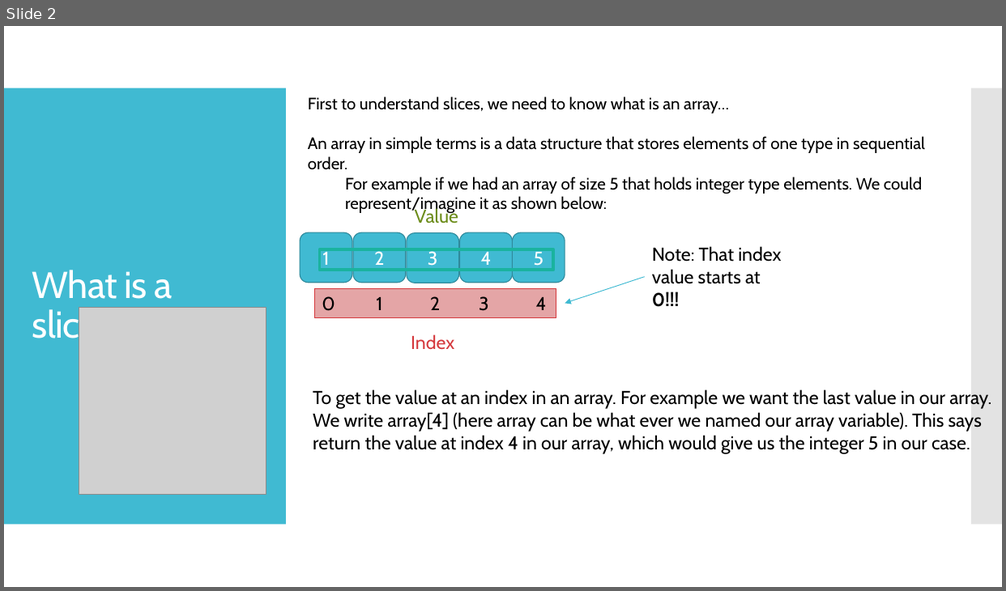
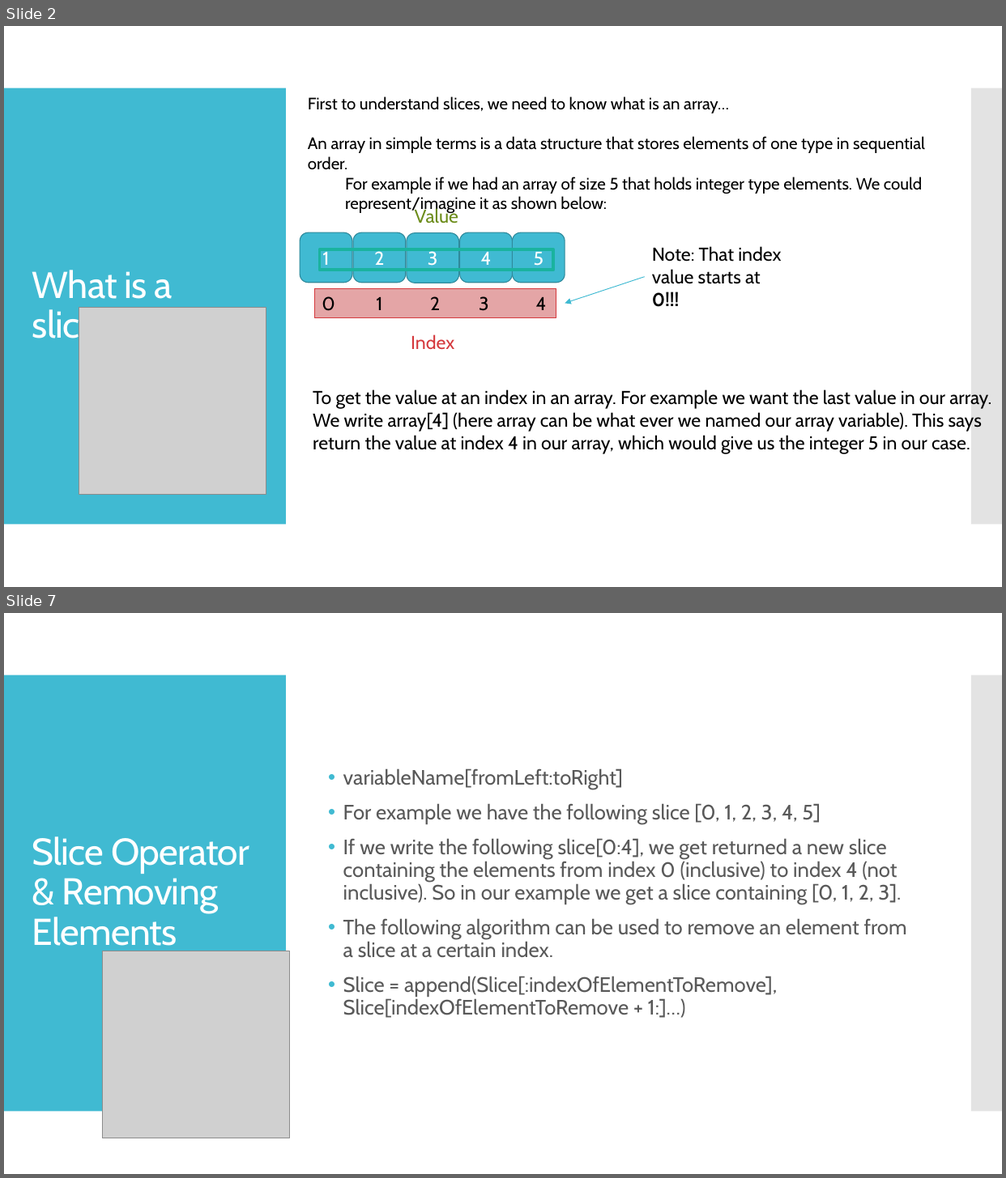
Before and after one commit to kevinlin47/Learn_Go, a slide deck: slices/go_slices.pptx. Shown one above the other, each under a label of ours: slide 2 before the commit, slides 2 and 7 after it; the slides between them are not shown. The pictures are 1006x591 and 1006x1178 pixels, drawn with LibreOffice and Linux fonts; fonts in the diff are those of the drawing; grey boxes stand for pictures. Boxes give left, top, right and bottom in pixels: in the first picture for what was removed or moved away, otherwise in the second. Text is boxed around its words. In the diff, an @@ line names an element or a change of style, - is before the commit and + after.

Commit message:
Add removing element from slice algorithm explanation

```diff
--- a/slices/go_slices.pptx
+++ b/slices/go_slices.pptx
@@ slide 7 added at [4, 613, 1002, 1174], background #FFFFFF; not listed: 2 template elements that a slide beside it also shows @@
@@ text added at [343, 769, 907, 1018], 20 pt, text #595959 @@
+• variableName[fromLeft:toRight]
+• For example we have the following slice [0, 1, 2, 3, 4, 5]
+• If we write the following slice[0:4], we get returned a new slice containing the elements from index 0 (inclusive) to index 4 (not inclusive). So in our example we get a slice containing [0, 1, 2, 3].
+• The following algorithm can be used to remove an element from a slice at a certain index.
+• Slice = append(Slice[:indexOfElementToRemove], Slice[indexOfElementToRemove + 1:]…)
@@ title added at [32, 837, 249, 954], 36 pt, text #FFFFFF @@
+Slice Operator & Removing Elements
@@ picture added at [102, 952, 289, 1139] @@
```
Also in this commit, not shown: 3 slides changed, 1 other slide added, 1 slide removed.
